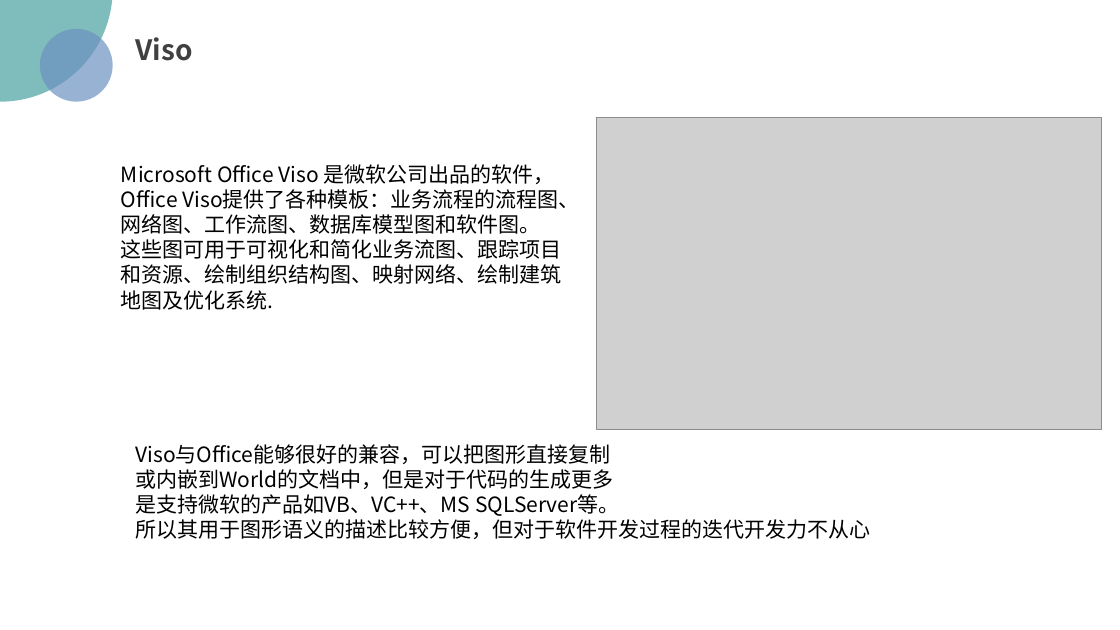
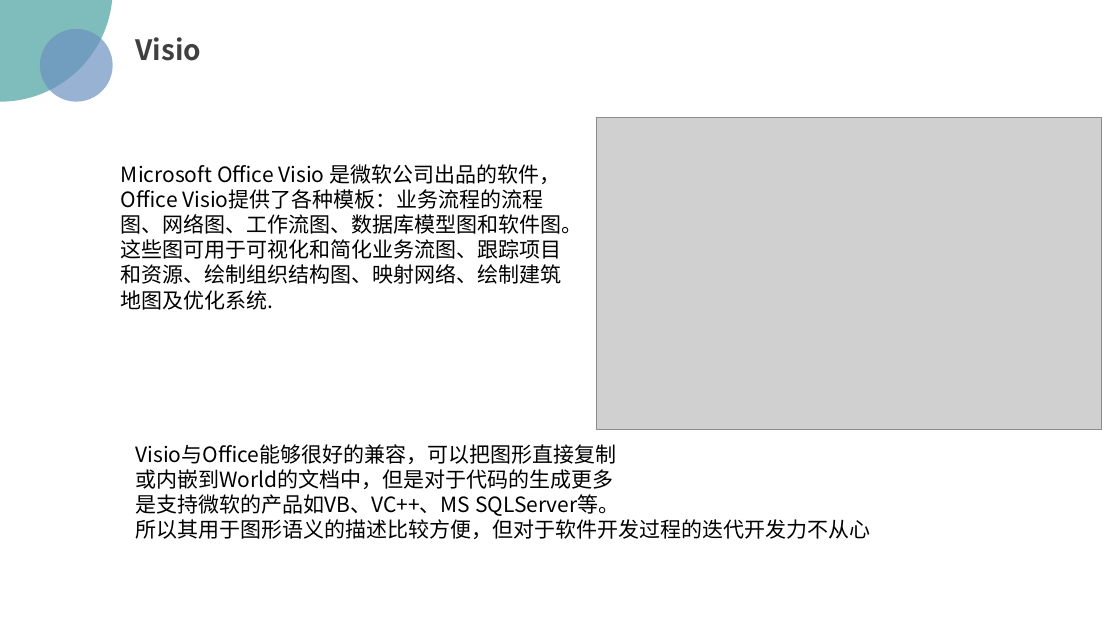
Before and after one commit to PRD2018/PRD2018-G15, a slide deck: slide 11 of 受控文档/02-其他任务/[PRD-15]UML概述.pptx. Drawn at 1120x630 pixels with LibreOffice and Linux fonts; fonts in the diff are those of the drawing; grey boxes stand for pictures; background and template pictures are left out. Boxes give left, top, right and bottom in pixels: in the first picture for what was removed or moved away, otherwise in the second. Text is boxed around its words. In the diff, an @@ line names an element or a change of style, - is before the commit and + after.

```diff
--- a/受控文档/02-其他任务/[PRD-15]UML概述.pptx
+++ b/受控文档/02-其他任务/[PRD-15]UML概述.pptx
@@ text at (x1=136, y1=37, x2=202, y2=61): text changed @@
-Viso
+Visio
@@ text at (x1=121, y1=164, x2=583, y2=234): text changed @@
-Microsoft Office Viso 是微软公司出品的软件，Office Viso提供了各种模板：业务流程的流程图、网络图、工作流图、数据库模型图和软件图。
+Microsoft Office Visio 是微软公司出品的软件，Office Visio提供了各种模板：业务流程的流程图、网络图、工作流图、数据库模型图和软件图。
@@ text at (x1=136, y1=444, x2=617, y2=464): text changed @@
-Viso与Office能够很好的兼容，可以把图形直接复制
+Visio与Office能够很好的兼容，可以把图形直接复制
```
Also in this commit, not shown: 20 other slides changed, 1 slide added, 1 slide removed, 2 other files.
